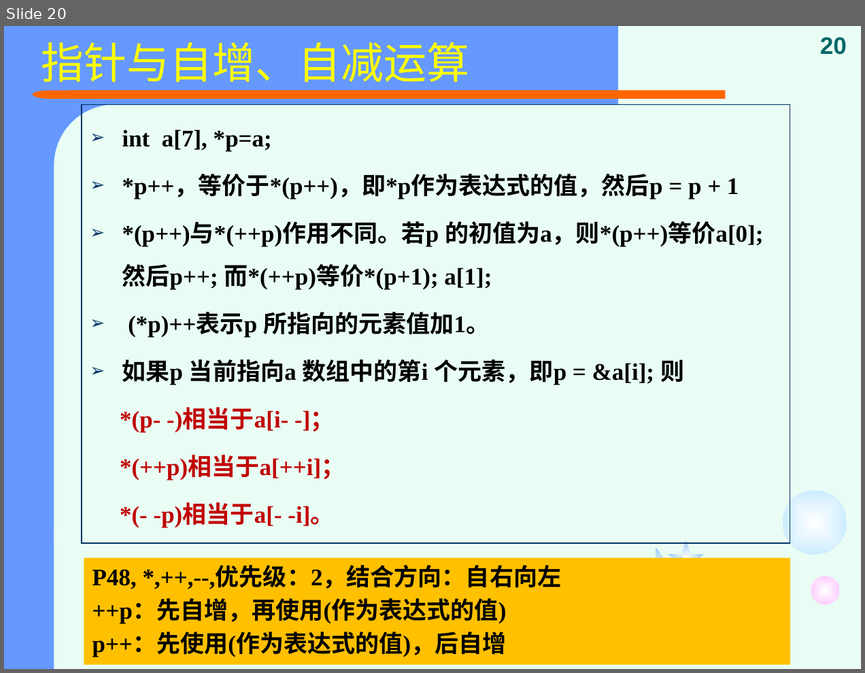
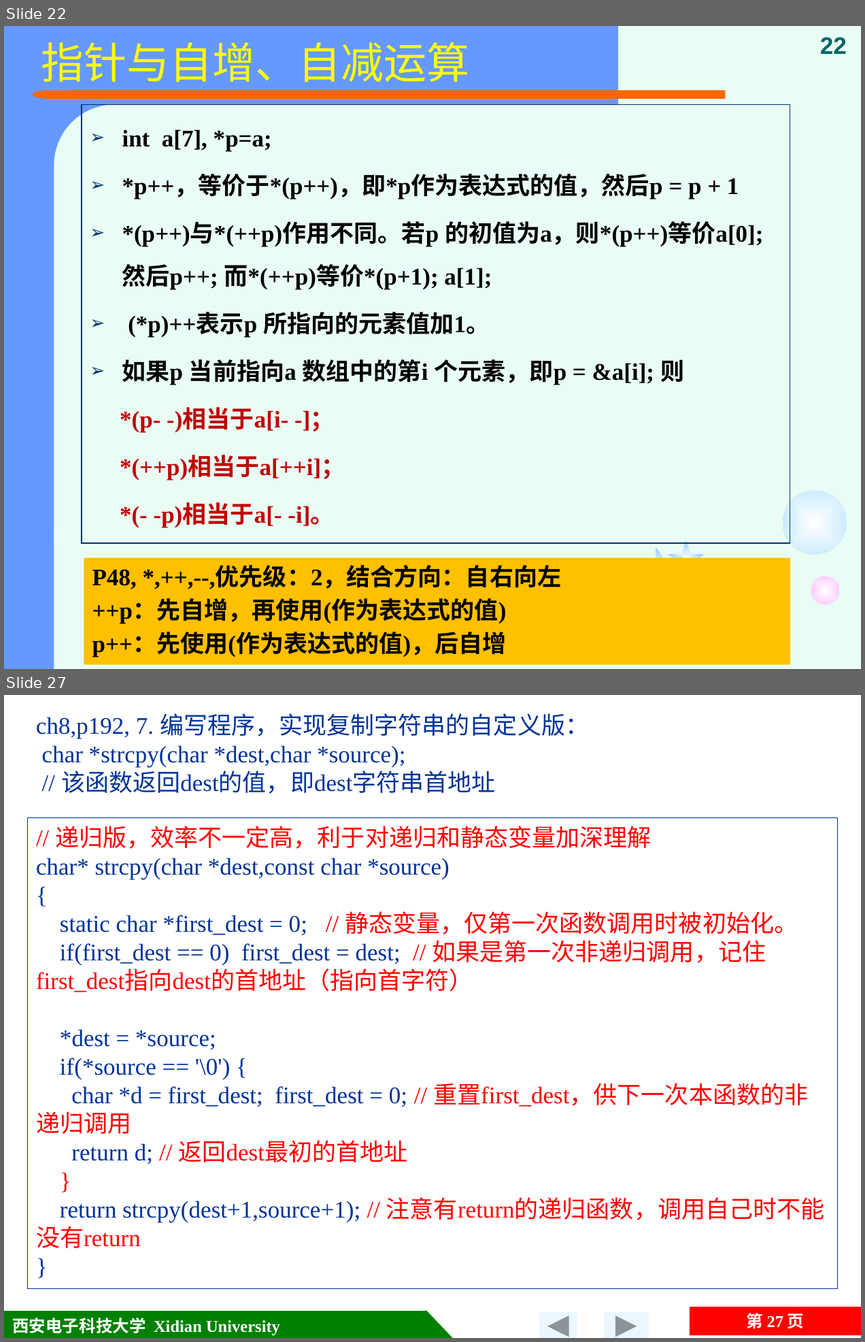
Before and after one commit to jtrfid/C-Repositories, a slide deck: 2016/C语言/课件/复习.pptx. Shown one above the other, each under a label of ours: slide 20 before the commit, slides 22 and 27 after it; the slides between them are not shown. The pictures are 865x673 and 865x1342 pixels, drawn with LibreOffice and Linux fonts; fonts in the diff are those of the drawing. Boxes give left, top, right and bottom in pixels: in the first picture for what was removed or moved away, otherwise in the second. Text is boxed around its words. In the diff, an @@ line names an element or a change of style, - is before the commit and + after.

```diff
--- a/2016/C语言/课件/复习.pptx
+++ b/2016/C语言/课件/复习.pptx
@@ slide 27 added at box(4, 695, 861, 1338), background #FFFFFF @@
@@ text added at box(36, 713, 589, 794), 20 pt, text #003399 @@
+ch8,p192, 7. 编写程序，实现复制字符串的自定义版：
+char *strcpy(char *dest,char *source);
+// 该函数返回dest的值，即dest字符串首地址
@@ rectangle added at box(28, 818, 838, 1289), outline #003399 0.75 pt, 20 pt, text #003399 @@
+// 递归版，效率不一定高，利于对递归和静态变量加深理解
+char* strcpy(char *dest,const char *source)
+{
+static char *first_dest = 0; // 静态变量，仅第一次函数调用时被初始化。
+if(first_dest == 0) first_dest = dest; // 如果是第一次非递归调用，记住first_dest指向dest的首地址（指向首字符）
+*dest = *source;
+if(*source == '\0') {
+char *d = first_dest; first_dest = 0; // 重置first_dest，供下一次本函数的非递归调用
+return d; // 返回dest最初的首地址
+}
+return strcpy(dest+1,source+1); // 注意有return的递归函数，调用自己时不能没有return
+}
@@ rectangle added at box(4, 1311, 426, 1338), fill #008000, outline #008000 0.75 pt, 14 pt, text #FFFFFF, bold @@
+西安电子科技大学 Xidian University
@@ right triangle added at box(426, 1311, 453, 1338), fill #008000, outline #008000 0.75 pt @@
@@ action button forward next added at box(540, 1312, 577, 1338), fill #EBF7FF @@
@@ action button forward next added at box(604, 1312, 649, 1338), fill #EBF7FF @@
@@ page number added at box(689, 1307, 861, 1335), fill #FF0000, 14 pt, text #FFFFFF, bold @@
+第 27 页
@@ what was slide 20 is now slide 22 @@
@@ page number at box(820, 37, 847, 54): text changed @@
-20
+22
```
Also in this commit, not shown: 10 slides changed, 13 other slides added, 5 slides removed, 8 other files.
